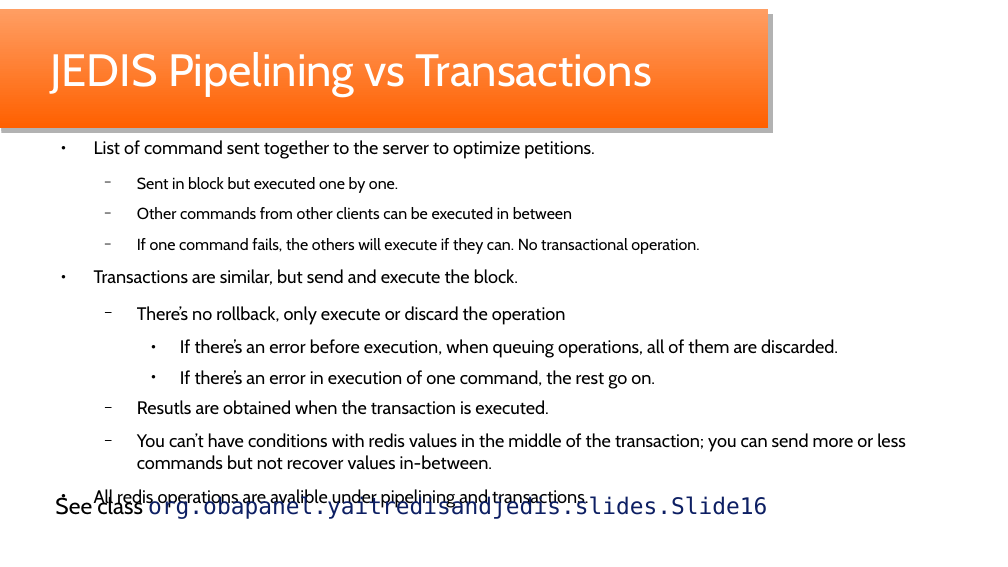
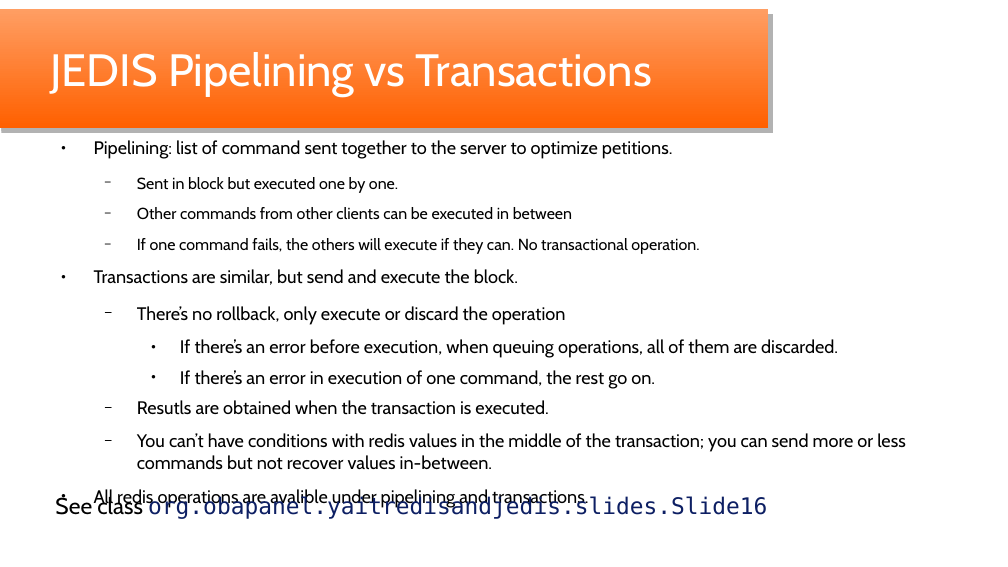
Before and after one commit to oscar-besga-panel/YaitRedisAndJedis, a slide deck: slide 16 of YaitRedisJedis_en.odp. Drawn at 1008x567 pixels with LibreOffice and Linux fonts; fonts in the diff are those of the drawing; background and template pictures are left out. Boxes give left, top, right and bottom in pixels: in the first picture for what was removed or moved away, otherwise in the second. Text is boxed around its words. In the diff, an @@ line names an element or a change of style, - is before the commit and + after.

```diff
--- a/YaitRedisJedis_en.odp
+++ b/YaitRedisJedis_en.odp
@@ text at (94,140,673,159): text changed @@
-● List of command sent together to the server to optimize petitions.
+● Pipelining: list of command sent together to the server to optimize petitions.
```
Also in this commit, not shown: 2 other slides changed, 6 other files.
